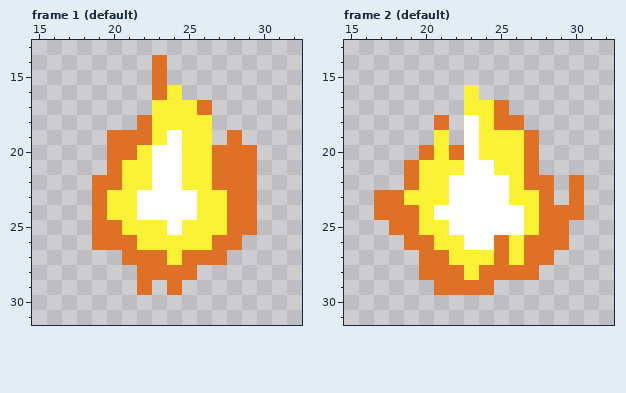
One commit to this pixel-art file: assets/entity/fireball.aseprite. The first picture shows the starting point.
48x48 pixels, 2 frames. Shown: frame 1 (default): x 15..32, y 13..31; frame 2 (default): x 15..32, y 13..31.
Now the later version:
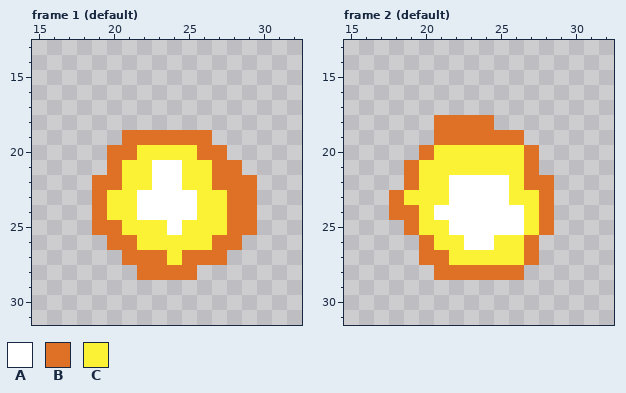
Palette (. is transparent): A #ffffff  B #df7126  C #fbf236
Changes in this commit:
Frame 1 (default):
y 14..15: x 23 B -> .
y 16: x 23..24 BC -> ..
y 17: x 23..26 CCCB -> ....
y 18: x 22..26 BCCCC -> .....
y 19: x 20 B -> .; x 23..26 CACC -> BBBB; x 28 B -> .
y 20: x 23..24 AA -> CC; x 26 C -> B; x 28..29 BB -> ..
y 21: x 29 B -> .
y 26: x 19 B -> .
y 29: x 22 B -> .; x 24 B -> .
Frame 2 (default):
y 16: x 23 C -> .
y 17: x 23..25 CCB -> ...
y 18: x 22..26 .ACBB -> BBB..
y 19: x 21..27 C.ACCCB -> BBBBBB.
y 20: x 22..23 BA -> CC
y 21: x 23..24 AA -> CC
y 22: x 30 B -> .
y 23: x 17 B -> .; x 30 B -> .
y 24: x 17 B -> .; x 29..30 BB -> ..
y 25: x 18 B -> .; x 29 B -> .
y 26: x 19 B -> .; x 25 B -> C; x 28..29 BB -> ..
y 27: x 25 B -> C; x 28 B -> .
y 28: x 20 B -> .; x 23 C -> B; x 27 B -> .
y 29: x 21..24 BBBB -> ....
Where, in picture pixels (left, top, right, bottom), the same in both pictures:
changed: (107, 55, 257, 175)
erased: (92, 235, 182, 295)
changed: (374, 85, 584, 295)
